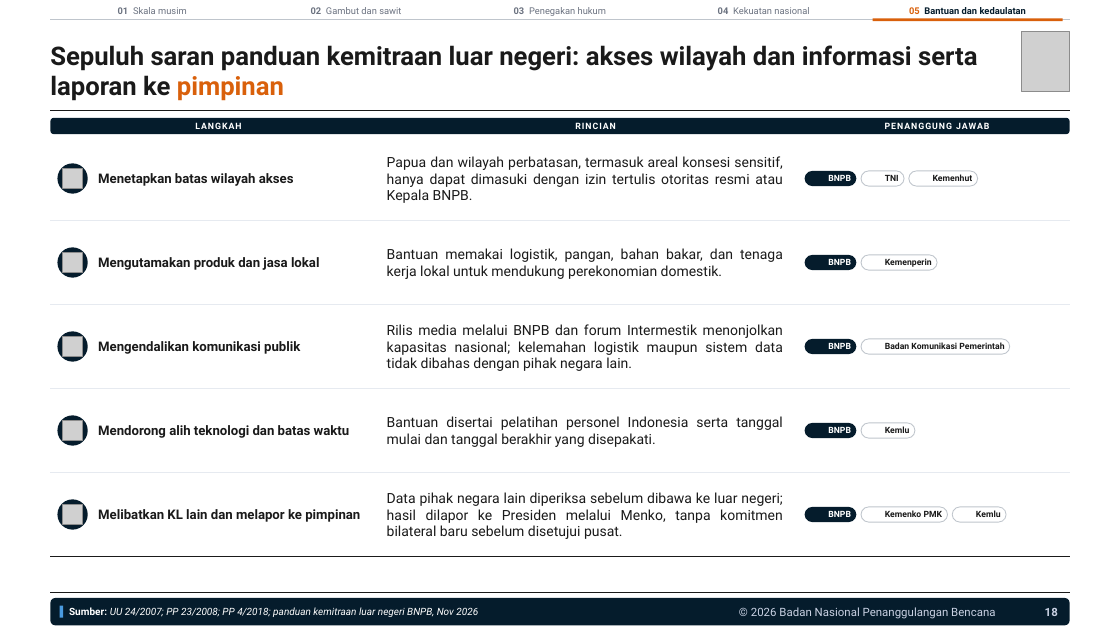
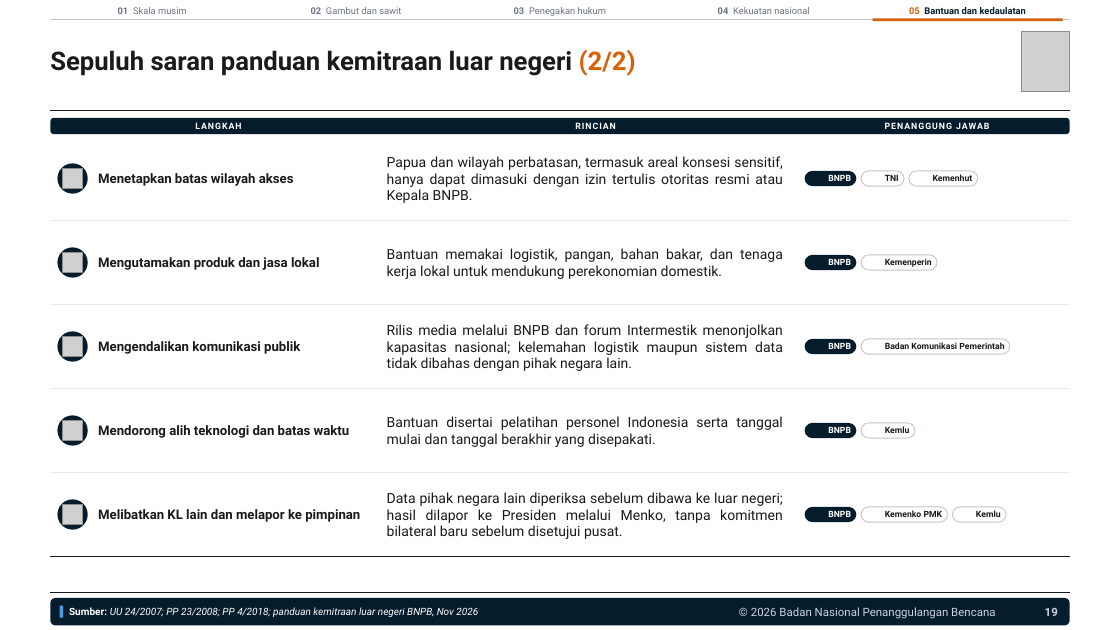
Before and after one commit to terasurbannetwork/poskokarhutla, a slide deck: slide 19 of data/laporan-bnpb/narasi-publik-karhutla-041126/Brief Narasi Publik Karhutla 041126.pptx (slide 18 before the commit). Drawn at 1120x630 pixels with LibreOffice and Linux fonts; fonts in the diff are those of the drawing; grey boxes stand for pictures; background and template pictures are left out. Boxes give left, top, right and bottom in pixels: in the first picture for what was removed or moved away, otherwise in the second. Text is boxed around its words. In the diff, an @@ line names an element or a change of style, - is before the commit and + after.

```diff
--- a/data/laporan-bnpb/narasi-publik-karhutla-041126/Brief Narasi Publik Karhutla 041126.pptx
+++ b/data/laporan-bnpb/narasi-publik-karhutla-041126/Brief Narasi Publik Karhutla 041126.pptx
@@ text at (50, 50, 636, 76): text changed @@
-Sepuluh saran panduan kemitraan luar negeri: akses wilayah dan informasi serta
-laporan ke pimpinan
+Sepuluh saran panduan kemitraan luar negeri (2/2)
@@ text "Sepuluh saran panduan kemitraan luar ..." at (50, 50, 636, 76): vertical alignment bottom to middle @@
```
Also in this commit, not shown: 12 other slides changed, 4 slides added, 1 slide removed, 3 other files.
